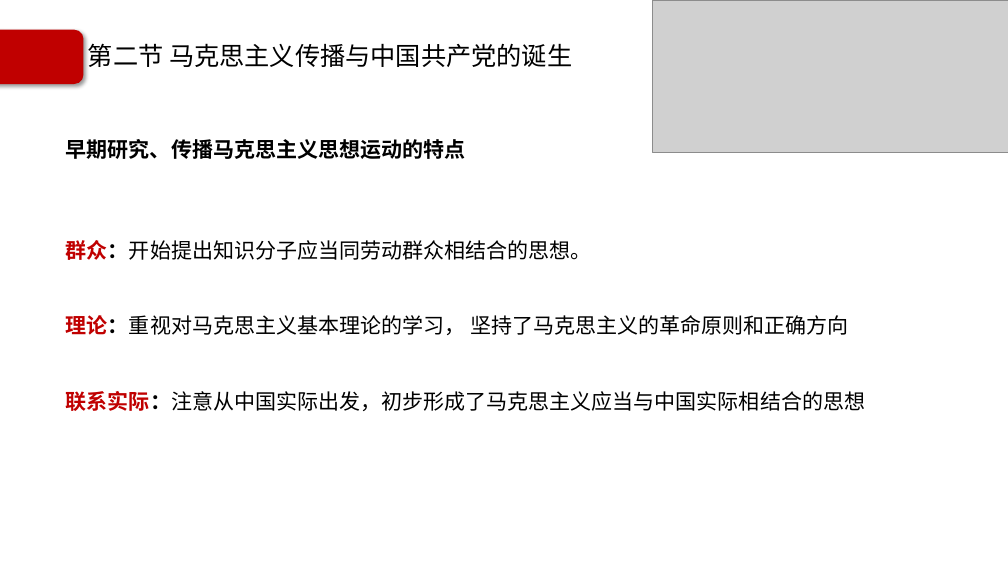
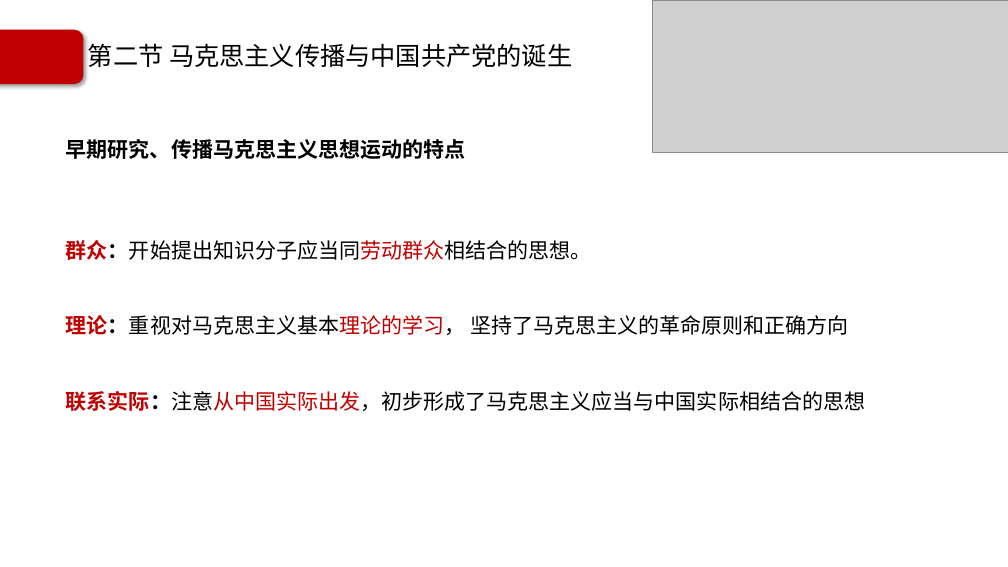
Before and after one commit to Call-me-zhy/tangtang, a slide deck: slide 22 of 5 中国近现代史纲要/课件/中国近现代史纲要精讲4.pptx (slide 20 before the commit). Drawn at 1008x567 pixels with LibreOffice and Linux fonts; fonts in the diff are those of the drawing; grey boxes stand for pictures; background and template pictures are left out. Boxes give left, top, right and bottom in pixels: in the first picture for what was removed or moved away, otherwise in the second. Text is boxed around its words. In the diff, an @@ line names an element or a change of style, - is before the commit and + after.

```diff
--- a/5 中国近现代史纲要/课件/中国近现代史纲要精讲4.pptx
+++ b/5 中国近现代史纲要/课件/中国近现代史纲要精讲4.pptx
@@ text at <box>66,240,865,411</box>: text colour #000000 to #C00000 in "群众：开始提出知识分子应当同劳动群众相结合的思想。", "理论：重视对马克思主义基本理论的学习，", "联系实际：注意从中国实际出发，初步形成了马克思主义应当与中国实际相结合的思想" @@
```
Also in this commit, not shown: 8 other slides changed, 2 slides added, 7 other files.
